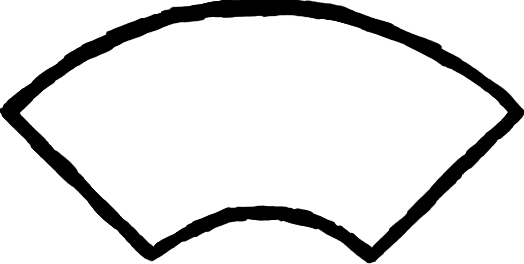
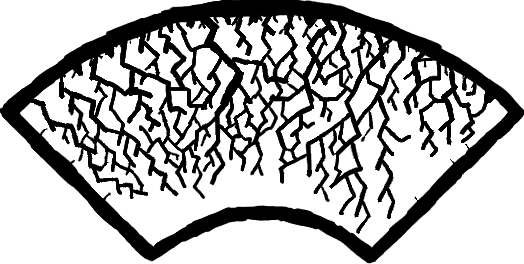
Revision of a layered 524px x 264px image; what changed, layer by layer:
added group "Cracks" with 8 layers above "Outline 3 copy" over box(30, 15, 495, 234)
added layer "C2 copy" in group "Cracks" over box(30, 15, 495, 234)
added layer "C2 copy #1" in group "Cracks" over box(30, 15, 495, 198)
added layer "C2" in group "Cracks" over box(30, 15, 495, 146)
added layer "C1" in group "Cracks" over box(59, 15, 458, 113)
added layer "Crack1" in group "Cracks" over box(38, 15, 476, 209)
showed "Base" over box(30, 15, 495, 234)
